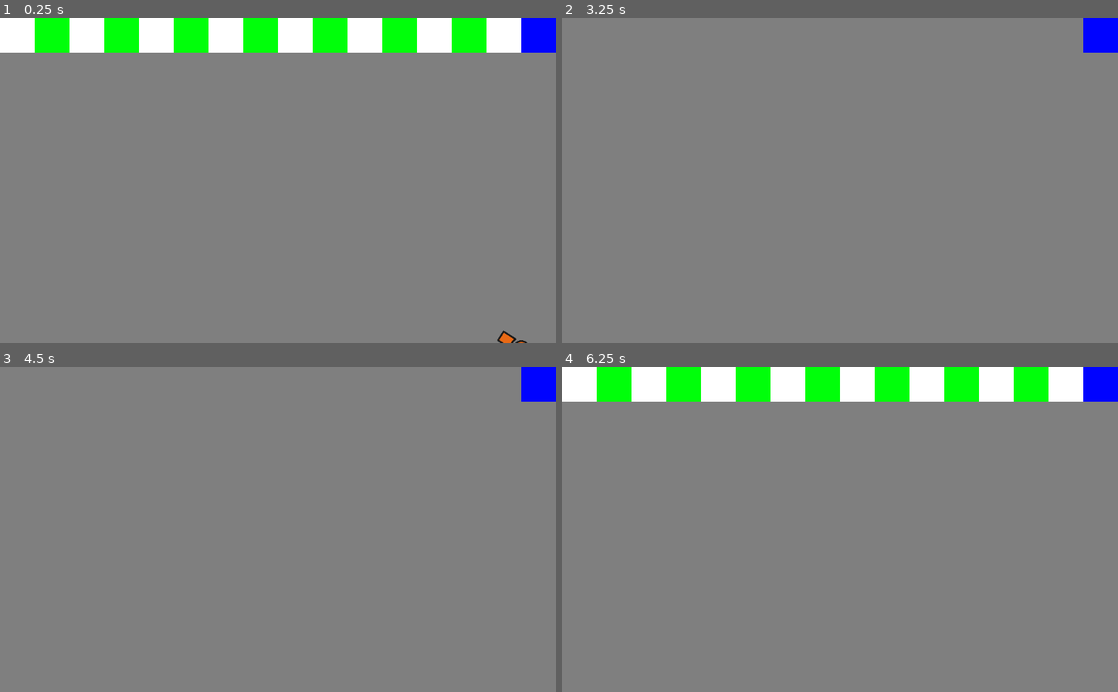
Above: before the commit, frames 1-4 (two rows, left to right).
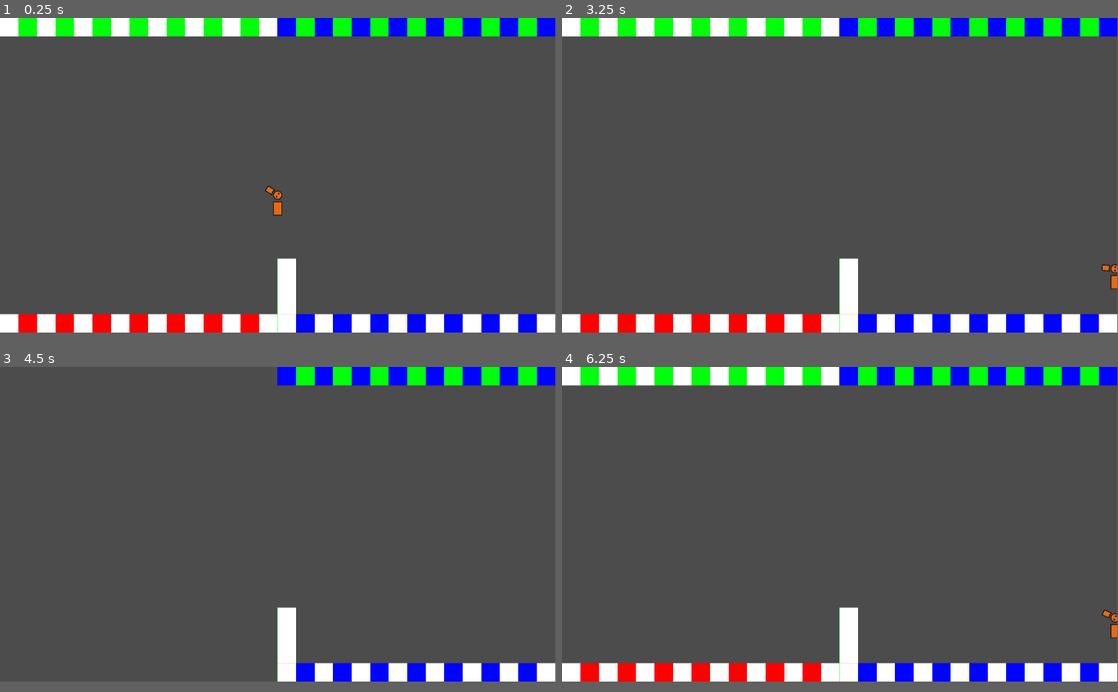
Above: after the commit, the same moments.

Repository: sirstotes/ZenoJam
Game: Godot game, scene res://Scenes/Mobius.tscn
Two runs of this game, one before a commit and one after it. Both use one fixed random seed, a clock stepped at 60 frames per second and the inputs below. This scene is started directly instead of the project's main scene.
Inputs (mouse positions are in pixels of both pictures, inside the frame that each line leads up to):
- Up to frame 1 (0.25 s): no input
- Up to frame 2 (3.25 s): move the mouse to (962, 164) at 0.52 s; hold D (move-right) 0.53-2.03 s; click (962, 164) at 0.6 s; tap W (move-up) at 0.77, 1.52, 3.02 s; move the mouse to (728, 196) at 1.27 s; click (728, 196) at 1.35 s; move the mouse to (895, 109) at 2.02 s; hold A (move-left) 2.03-2.78 s; click (895, 109) at 2.1 s; move the mouse to (812, 245) at 2.77 s; hold D (move-right) from 2.78 s (still down); click (812, 245) at 2.85 s
- Up to frame 3 (4.5 s): move the mouse to (444, 578) at 3.52 s; click (444, 578) at 3.6 s; tap W (move-up) at 3.77 s; tap Enter at 4.25 s; move the mouse to (111, 480) at 4.27 s; release D (move-right) at 4.28 s; hold A (move-left) from 4.28 s (still down); click (111, 480) at 4.35 s
- Up to frame 4 (6.25 s): tap W (move-up) at 4.52, 6.02 s; tap Space at 5 s; move the mouse to (867, 529) at 5.02 s; release A (move-left) at 5.03 s; hold D (move-right) 5.03-5.78 s; click (867, 529) at 5.1 s; tap Enter at 5.75 s; move the mouse to (756, 448) at 5.77 s; hold A (move-left) from 5.78 s (still down); click (756, 448) at 5.85 s
The window is 800x468 before the commit and 799x453 after it. Grey fills any space a smaller window leaves; there, only what the larger window draws over its background counts as a difference.

The runs differ from the first frame. In frame 1, 95% of the frame differs, in the area x 0-100%, y 0-100%; in frame 2, 97%, in the area x 0-100%, y 0-97%; in frame 3, 97%; in frame 4, 95%.
Error in both runs: Invalid set index 'visible' (on base: 'null instance') with value of type 'bool'. (res://Scripts/Mobius.gd:43)

Commit message:
Enemy stuff

Diff:
--- /dev/null
+++ b/Objects/Enemies/Stupid.tscn
@@ -0,0 +1,20 @@
+[gd_scene load_steps=4 format=2]
+
+[ext_resource path="res://Scripts/Enemies/Walker.gd" type="Script" id=1]
+[ext_resource path="res://Sprites/tri-yellow.png" type="Texture" id=2]
+
+[sub_resource type="CircleShape2D" id=1]
+radius = 32.0
+
+[node name="KinematicBody2D" type="KinematicBody2D"]
+script = ExtResource( 1 )
+__meta__ = {
+"_edit_group_": true
+}
+
+[node name="CollisionShape2D" type="CollisionShape2D" parent="."]
+shape = SubResource( 1 )
+
+[node name="Sprite" type="Sprite" parent="."]
+scale = Vector2( 0.1, 0.1 )
+texture = ExtResource( 2 )
--- a/Scripts/Bullets/Bullet-1.gd
+++ b/Scripts/Bullets/Bullet-1.gd
@@ -15,6 +15,7 @@
 func _init():
 	speed_multiplier = gravity_scale*8
 func _ready():
+	add_to_group("bullet")
 	player_chunk = base.get_chunk()
 	base.connect("new_chunk", self, "move_handler")
 func _process(delta):
--- a/Scripts/Bullets/Bullet-2.gd
+++ b/Scripts/Bullets/Bullet-2.gd
@@ -18,6 +18,7 @@
 	base.connect("new_chunk", self, "move_handler")
 
 func _process(delta):
+	add_to_group("bullet")
 	timeAlive += delta
 	if timeAlive > lifeTime:
 		queue_free()
--- a/Scripts/Bullets/Bullet-3.gd
+++ b/Scripts/Bullets/Bullet-3.gd
@@ -18,6 +18,7 @@
 	base.connect("new_chunk", self, "move_handler")
 
 func _process(delta):
+	add_to_group("bullet")
 	timeAlive += delta
 	if timeAlive > lifeTime:
 		queue_free()
--- a/Scripts/Enemies/Base Enemy.gd
+++ b/Scripts/Enemies/Base Enemy.gd
@@ -1,14 +1,16 @@
 extends KinematicBody2D
-
 
 export(float) var gravity = 980
 export(float) var walk_acceleration = 5000
 export(float) var friction = 5000
-export(float) var max_speed = 1000
+var max_speed = 1000
 export(float) var tolerance = 1
 export(float) var jump_speed = 500
 export(float) var air_multiplier = 0.1
+var health = 0
 onready var base = $"../../Node2D"
+
+var properties = {"blue": [100, 2], "green": [200, 4], "yellow": [300, 6], "red": [400, 8]}
 
 var screen_size = 64 * 15
 var screen_height = 64 * 9
@@ -18,13 +20,17 @@
 
 var player_chunk = 0
 # Called when the node enters the scene tree for the first time.
-func _ready():
-	base.connect("new_chunk", self, "move_handler")
+func _init():
+	set_color("blue")
 
 
 
 # Called every frame. 'delta' is the elapsed time since the previous frame.
 func _physics_process(delta):
+	base_stuff(delta)
+
+
+func base_stuff(delta):
 	var multiplier = air_multiplier
 	if is_on_ceiling():
 		velocity.y = 0
@@ -33,13 +39,21 @@
 		velocity.y = 0
 	velocity.x = clamp(velocity.x, -max_speed, max_speed)
 	move_and_slide(velocity, Vector2(0, -1))
+	for i in get_slide_count():
+		var collision = get_slide_collision(i)
+		if collision.collider.is_in_group("bullet") and not collision.collider.is_in_group("freeing"):
+			collision.collider.add_to_group("freeing")
+			collision.collider.queue_free()
+			health -= 1
+			if health == 0:
+				die()
+			print(health)
 	var self_chunk = int(floor(position.x/screen_size))
 	wrap(self_chunk)
 	if gravity_inverted:
 		velocity.y += -gravity * delta
 	else:
 		velocity.y += gravity * delta
-
 
 func wrap(self_chunk):
 	if abs(player_chunk - self_chunk) > 1:
@@ -49,7 +63,16 @@
 			position.x -= screen_size * 3
 		gravity_inverted = !gravity_inverted
 		velocity.y = -velocity.y
+		scale.y = -scale.y
 		position.y = ((position.y - (screen_height/2)) * -1) + (screen_height/2)
+
+func die():
+	queue_free()
+
+func set_color(color):
+	max_speed = properties[color][0]
+	health = properties[color][1]
+	return load("res://Sprites/tri-" + color + ".png")
 
 func move_handler(new_chunk):
 	var self_chunk = int(floor(position.x/screen_size))
--- a/Scripts/Enemies/Walker.gd
+++ b/Scripts/Enemies/Walker.gd
@@ -1,66 +1,23 @@
-extends KinematicBody2D
-
-
-export(float) var gravity = 980
-export(float) var walk_acceleration = 5000
-export(float) var friction = 5000
-export(float) var max_speed = 1000
-export(float) var tolerance = 1
-export(float) var jump_speed = 500
-export(float) var air_multiplier = 0.1
-onready var base = $"../../Node2D"
-
-var gravity_inverted = false
-var velocity = Vector2()
+extends "Base Enemy.gd"
 
 var walking_left = true
 
 var last_position = Vector2()
-var player_chunk = 0
 var collided_buffer = 0
 # Called when the node enters the scene tree for the first time.
+# Called every frame. 'delta' is the elapsed time since the previous frame.
 func _ready():
 	base.connect("new_chunk", self, "move_handler")
+	$Sprite.texture = set_color("blue")
 
-
-
-# Called every frame. 'delta' is the elapsed time since the previous frame.
 func _physics_process(delta):
-	var multiplier = air_multiplier
-	if is_on_ceiling():
-		velocity.y = 0
-	if is_on_floor():
-		multiplier = 1
-		velocity.y = 0
-	velocity.x = clamp(velocity.x, -max_speed, max_speed)
-	move_and_slide(velocity, Vector2(0, -1))
+	base_stuff(delta)
 	if abs(last_position.x - position.x) < 0.01 and collided_buffer <= 0:
-		collided_buffer = 1000
+		collided_buffer = 200
 		walking_left = !walking_left
 	collided_buffer -= 1
 	if walking_left:
 		velocity.x -= walk_acceleration * delta
 	else:
 		velocity.x += walk_acceleration * delta
-	var self_chunk = int(floor(position.x/1920))
-	wrap(self_chunk)
-	if gravity_inverted:
-		velocity.y += -gravity * delta
-	else:
-		velocity.y += gravity * delta
 	last_position = position
-
-func wrap(self_chunk):
-	if abs(player_chunk - self_chunk) > 1:
-		if player_chunk > self_chunk:
-			position.x += 5760
-		else:
-			position.x -= 5760
-		gravity_inverted = !gravity_inverted
-		velocity.y = -velocity.y
-		position.y = ((position.y - 540) * -1) + 540
-
-func move_handler(new_chunk):
-	var self_chunk = int(floor(position.x/1920))
-	player_chunk = new_chunk
-	wrap(self_chunk)
--- a/project.godot
+++ b/project.godot
@@ -15,12 +15,80 @@
 
 [application]
 
-config/name="temp"
+config/name="Mobius"
 run/main_scene="res://Scenes/Main.tscn"
 config/icon="res://icon.png"
 
+[display]
+
+window/size/width=1920
+window/size/height=1088
+
 [input]
 
+ui_accept={
+"deadzone": 0.5,
+"events": [ Object(InputEventKey,"resource_local_to_scene":false,"resource_name":"","device":0,"alt":false,"shift":false,"control":false,"meta":false,"command":false,"pressed":false,"scancode":16777221,"unicode":0,"echo":false,"script":null)
+ ]
+}
+ui_select={
+"deadzone": 0.5,
+"events": [  ]
+}
+ui_cancel={
+"deadzone": 0.5,
+"events": [ Object(InputEventKey,"resource_local_to_scene":false,"resource_name":"","device":0,"alt":false,"shift":false,"control":false,"meta":false,"command":false,"pressed":false,"scancode":16777217,"unicode":0,"echo":false,"script":null)
+ ]
+}
+ui_focus_next={
+"deadzone": 0.5,
+"events": [  ]
+}
+ui_focus_prev={
+"deadzone": 0.5,
+"events": [  ]
+}
+ui_left={
+"deadzone": 0.5,
+"events": [ Object(InputEventKey,"resource_local_to_scene":false,"resource_name":"","device":0,"alt":false,"shift":false,"control":false,"meta":false,"command":false,"pressed":false,"scancode":65,"unicode":0,"echo":false,"script":null)
+, Object(InputEventKey,"resource_local_to_scene":false,"resource_name":"","device":0,"alt":false,"shift":false,"control":false,"meta":false,"command":false,"pressed":false,"scancode":16777231,"unicode":0,"echo":false,"script":null)
+ ]
+}
+ui_right={
+"deadzone": 0.5,
+"events": [ Object(InputEventKey,"resource_local_to_scene":false,"resource_name":"","device":0,"alt":false,"shift":false,"control":false,"meta":false,"command":false,"pressed":false,"scancode":68,"unicode":0,"echo":false,"script":null)
+, Object(InputEventKey,"resource_local_to_scene":false,"resource_name":"","device":0,"alt":false,"shift":false,"control":false,"meta":false,"command":false,"pressed":false,"scancode":16777233,"unicode":0,"echo":false,"script":null)
+ ]
+}
+ui_up={
+"deadzone": 0.5,
+"events": [ Object(InputEventKey,"resource_local_to_scene":false,"resource_name":"","device":0,"alt":false,"shift":false,"control":false,"meta":false,"command":false,"pressed":false,"scancode":87,"unicode":0,"echo":false,"script":null)
+, Object(InputEventKey,"resource_local_to_scene":false,"resource_name":"","device":0,"alt":false,"shift":false,"control":false,"meta":false,"command":false,"pressed":false,"scancode":32,"unicode":0,"echo":false,"script":null)
+, Object(InputEventKey,"resource_local_to_scene":false,"resource_name":"","device":0,"alt":false,"shift":false,"control":false,"meta":false,"command":false,"pressed":false,"scancode":16777232,"unicode":0,"echo":false,"script":null)
+ ]
+}
+ui_down={
+"deadzone": 0.5,
+"events": [ Object(InputEventKey,"resource_local_to_scene":false,"resource_name":"","device":0,"alt":false,"shift":false,"control":false,"meta":false,"command":false,"pressed":false,"scancode":83,"unicode":0,"echo":false,"script":null)
+, Object(InputEventKey,"resource_local_to_scene":false,"resource_name":"","device":0,"alt":false,"shift":false,"control":false,"meta":false,"command":false,"pressed":false,"scancode":16777234,"unicode":0,"echo":false,"script":null)
+ ]
+}
+ui_page_up={
+"deadzone": 0.5,
+"events": [  ]
+}
+ui_page_down={
+"deadzone": 0.5,
+"events": [  ]
+}
+ui_home={
+"deadzone": 0.5,
+"events": [  ]
+}
+ui_end={
+"deadzone": 0.5,
+"events": [  ]
+}
 shoot={
 "deadzone": 0.5,
 "events": [ Object(InputEventMouseButton,"resource_local_to_scene":false,"resource_name":"","device":0,"alt":false,"shi …(212 unchanged characters)…
@@ -47,7 +115,10 @@
  ]
 }
 
+[physics]
+
+common/physics_fps=500
+
 [rendering]
 
-environment/default_clear_color=Color( 0.5, 0.5, 0.5, 1 )
 environment/default_environment="res://default_env.tres"
Not shown, changed: .mono/metadata/ide_messaging_meta.txt
